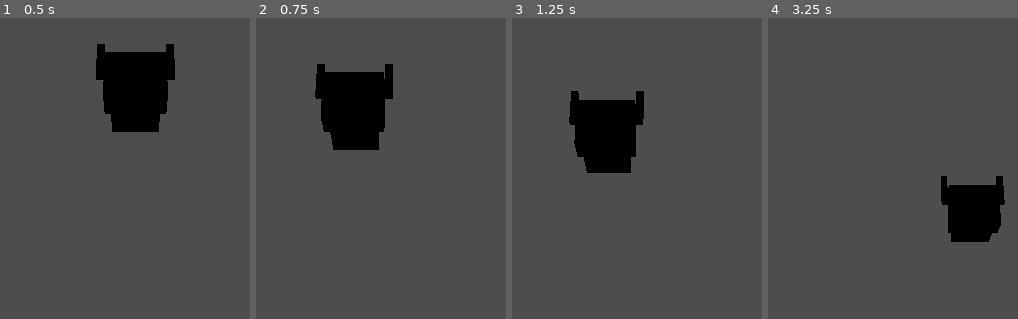
Above: before the commit, frames 1-4 (left to right).
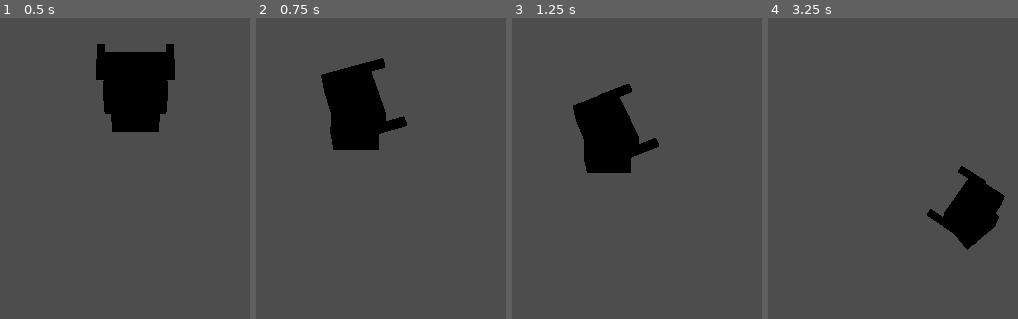
Above: after the commit, the same moments.

Repository: dat-j/AlienShooter
Game: Godot game, scene res://scenes/player/mech.tscn
Same seed, same stepped clock (60 frames per second), same inputs: the game is played once before the commit and once after it. This scene is started directly instead of the project's main scene.
Inputs (mouse positions are in pixels of both pictures, inside the frame that each line leads up to):
- Up to frame 1 (0.5 s): no input
- Up to frame 2 (0.75 s): tap Enter at 0.5 s; move the mouse to (outside the picture) at 0.52 s; hold D (move_right) from 0.53 s (still down); tap Space (boost) at 0.6 s; click (outside the picture) at 0.67 s
- Up to frame 3 (1.25 s): keep holding D (move_right)
- Up to frame 4 (3.25 s): release D (move_right) at 1.25 s; drag from (outside the picture) to (863, 183) at 1.27 s; move the mouse to (outside the picture) at 2.02 s; hold D (move_right) 2.03-2.75 s; right-click (outside the picture) at 2.1 s; click (outside the picture) at 2.17 s; drag from (863, 183) to (outside the picture) at 2.77 s

Frame 1 is identical in both runs. In frame 2, 2.2% of the frame differs, in the area x 23-61%, y 13-39%; in frame 3, 2.0%; in frame 4, 1.8%.

Commit message:
T-103: tách xoay thân trên và chân
Thân trên bám con trỏ tức thời, chân xoay theo hướng đi ở 480°/s lấy từ
ChassisData, lệch quá 110° thì chân bị kéo theo, đứng yên thì chân không
xoay. Test gộp cho T-103/T-104/T-105 ở tests/test_camera_and_aim.gd.

Co-Authored-By: Claude Opus 5 <noreply@anthropic.com>

Diff:
--- a/src/player/mech_controller.gd
+++ b/src/player/mech_controller.gd
@@ -12,6 +12,10 @@
 const DEFAULT_CHASSIS_PATH: String = "res://data/chassis/chs_ronin_m.tres"
 const ACCELERATION_TIME: float = 0.18
 const DECELERATION_TIME: float = 0.25
+## Góc lệch tối đa giữa thân trên và chân; vượt quá thì chân bị kéo theo
+## (docs/01-GDD.md §1 — nguồn chính của cảm giác "nặng").
+const MAX_TORSO_LEG_ANGLE: float = 110.0
+const MIN_MOVE_SPEED_FOR_TURN: float = 0.1
 
 @export var chassis_data: ChassisData
 
@@ -25,6 +29,7 @@
 @onready var hurtbox: Hurtbox = $Hurtbox
 @onready var pickup_radius: Area3D = $PickupRadius
 @onready var camera_rig: Node3D = $CameraRig
+@onready var aim_controller: AimController = $AimController
 
 
 func _ready() -> void:
@@ -37,6 +42,7 @@
 func _physics_process(delta: float) -> void:
     _move_input = Input.get_vector(&"move_left", &"move_right", &"move_forward", &"move_back")
     apply_movement(_move_input, delta)
+    update_orientation(delta)
 
 
 ## Đổi khung mech lúc chạy (Khoang mech ở M9 sẽ gọi hàm này).
@@ -75,6 +81,53 @@
     move_and_slide()
 
 
+## Thân trên bám con trỏ tức thời, chân xoay theo hướng đi với tốc độ của
+## chassis, và chân bị kéo theo khi lệch quá MAX_TORSO_LEG_ANGLE.
+func update_orientation(delta: float) -> void:
+    if chassis_data == null or delta <= 0.0:
+        return
+    var aim_point: Vector3 = global_position - global_transform.basis.z
+    if aim_controller != null:
+        aim_point = aim_controller.get_aim_point()
+    var to_aim: Vector3 = aim_point - global_position
+    to_aim.y = 0.0
+    var torso_yaw: float = torso_pivot.rotation.y
+    if to_aim.length_squared() > 0.0001:
+        torso_yaw = yaw_from_direction(to_aim)
+    torso_pivot.rotation.y = torso_yaw
+
+    var legs_yaw: float = legs_pivot.rotation.y
+    var move_direction := Vector3(velocity.x, 0.0, velocity.z)
+    if move_direction.length() > MIN_MOVE_SPEED_FOR_TURN:
+        legs_yaw = step_angle(
+            legs_yaw,
+            yaw_from_direction(move_direction),
+            deg_to_rad(chassis_data.leg_turn_speed_degrees) * delta
+        )
+    legs_pivot.rotation.y = clamp_legs_to_torso(legs_yaw, torso_yaw)
+
+
+## Hàm thuần tuý: hướng trên mặt phẳng XZ → góc yaw sao cho −Z của node quay
+## về hướng đó (quy ước "trước" của Godot).
+static func yaw_from_direction(direction: Vector3) -> float:
+    return atan2(-direction.x, -direction.z)
+
+
+## Hàm thuần tuý: xoay `from` về phía `to` nhiều nhất `max_step` radian.
+static func step_angle(from: float, to: float, max_step: float) -> float:
+    var difference: float = angle_difference(from, to)
+    return wrapf(from + clampf(difference, -max_step, max_step), -PI, PI)
+
+
+## Hàm thuần tuý: kéo chân theo khi lệch quá 110° so với thân trên.
+static func clamp_legs_to_torso(legs_yaw: float, torso_yaw: float) -> float:
+    var limit: float = deg_to_rad(MAX_TORSO_LEG_ANGLE)
+    var difference: float = angle_difference(legs_yaw, torso_yaw)
+    if absf(difference) <= limit:
+        return wrapf(legs_yaw, -PI, PI)
+    return wrapf(torso_yaw - signf(difference) * limit, -PI, PI)
+
+
 ## Hàm thuần tuý: input màn hình → vận tốc mong muốn trong không gian thế giới.
 static func compute_desired_velocity(input: Vector2, yaw: float, speed: float) -> Vector3:
     var clamped: Vector2 = input if input.length_squared() <= 1.0 else input.normalized()
--- /dev/null
+++ b/tests/test_camera_and_aim.gd
@@ -0,0 +1,137 @@
+extends GutTest
+
+## T-103 · T-104 · T-105 — tách xoay thân/chân, camera bám và lệch theo con
+## trỏ, chiếu con trỏ xuống mặt đất.
+
+const MECH_SCENE: PackedScene = preload("res://scenes/player/mech.tscn")
+
+
+func _make_mech() -> MechController:
+    return add_child_autofree(MECH_SCENE.instantiate()) as MechController
+
+
+# --- T-105: chiếu con trỏ -----------------------------------------------
+
+func test_ray_straight_down_hits_ground_plane_below_camera() -> void:
+    var point: Vector3 = AimController.intersect_ground(
+        Vector3(3.0, 20.0, -7.0), Vector3.DOWN, 1.5
+    )
+    assert_almost_eq(point.x, 3.0, 0.001)
+    assert_almost_eq(point.y, 1.5, 0.001, "phải cắt đúng mặt phẳng Y của mech")
+    assert_almost_eq(point.z, -7.0, 0.001)
+
+
+func test_slanted_ray_hits_ground_further_away() -> void:
+    var direction: Vector3 = Vector3(0.0, -1.0, -1.0).normalized()
+    var point: Vector3 = AimController.intersect_ground(Vector3(0.0, 10.0, 0.0), direction, 0.0)
+    assert_almost_eq(point.z, -10.0, 0.001, "tia chếch 45° từ độ cao 10m phải chạm đất cách 10m")
+
+
+func test_ray_parallel_to_ground_falls_back_to_origin_projection() -> void:
+    var point: Vector3 = AimController.intersect_ground(
+        Vector3(2.0, 5.0, 2.0), Vector3.FORWARD, 0.0
+    )
+    assert_almost_eq(point.y, 0.0, 0.001, "tia song song mặt đất phải trả về hình chiếu, không lỗi")
+
+
+func test_stick_below_deadzone_is_ignored() -> void:
+    var body := Vector3(1.0, 0.0, 1.0)
+    var point: Vector3 = AimController.stick_to_aim_point(body, Vector2(0.1, 0.1), 12.0)
+    assert_eq(point, body, "dưới bán kính chết 0.2 thì không đổi hướng ngắm")
+
+
+func test_stick_is_normalised_to_fixed_radius() -> void:
+    var point: Vector3 = AimController.stick_to_aim_point(Vector3.ZERO, Vector2(0.4, 0.0), 12.0)
+    assert_almost_eq(point.x, 12.0, 0.001, "cần đẩy nhẹ hay mạnh đều cho cùng bán kính ngắm")
+    assert_almost_eq(point.length(), 12.0, 0.001)
+
+
+func test_mouse_projection_through_real_camera_lands_under_cursor() -> void:
+    var mech := _make_mech()
+    var camera: Camera3D = mech.camera_rig.get_node("Camera3D") as Camera3D
+    var viewport: Viewport = mech.get_viewport()
+    var centre: Vector2 = Vector2(viewport.get_visible_rect().size) * 0.5
+    var point: Vector3 = AimController.project_screen_to_ground(camera, centre, 0.0)
+    assert_almost_eq(point.y, 0.0, 0.001, "điểm ngắm luôn nằm trên mặt phẳng của mech")
+    assert_lt(point.distance_to(mech.global_position), 6.0,
+        "con trỏ giữa màn hình phải rơi gần chỗ mech đứng")
+
+
+# --- T-104: camera ------------------------------------------------------
+
+func test_camera_offsets_toward_cursor_by_a_quarter() -> void:
+    var focus: Vector3 = CameraRig.compute_focus(Vector3.ZERO, Vector3(8.0, 0.0, 0.0))
+    assert_almost_eq(focus.x, 2.0, 0.001, "lệch 25% quãng đường tới con trỏ")
+
+
+func test_camera_offset_is_capped_at_four_metres() -> void:
+    var focus: Vector3 = CameraRig.compute_focus(Vector3.ZERO, Vector3(100.0, 0.0, 0.0))
+    assert_almost_eq(focus.x, 4.0, 0.001, "độ lệch tối đa 4m theo ART-BIBLE §3")
+
+
+func test_camera_pitch_distance_and_fov_match_art_bible() -> void:
+    var mech := _make_mech()
+    var rig := mech.camera_rig as CameraRig
+    var camera: Camera3D = rig.camera
+    assert_almost_eq(camera.fov, 38.0, 0.01, "FOV 38°")
+    assert_almost_eq(rad_to_deg(camera.rotation.x), -62.0, 0.01, "góc chếch 62°")
+    assert_almost_eq(camera.position.length(), 22.0, 0.01, "cách mech 22m")
+
+
+func test_camera_distance_is_clamped_to_supported_range() -> void:
+    var mech := _make_mech()
+    var rig := mech.camera_rig as CameraRig
+    rig.set_distance(40.0)
+    assert_almost_eq(rig.distance, 28.0, 0.001, "xa nhất 28m")
+    rig.set_distance(2.0)
+    assert_almost_eq(rig.distance, 18.0, 0.001, "gần nhất 18m")
+
+
+func test_camera_shake_adds_to_follow_position_instead_of_replacing_it() -> void:
+    var mech := _make_mech()
+    var rig := mech.camera_rig as CameraRig
+    rig.shake_offset = Vector3(0.5, 0.0, 0.0)
+    rig.update_follow(1.0 / 60.0)
+    assert_almost_eq(rig.global_position.x - rig.get_follow_position().x, 0.5, 0.001,
+        "rung phải cộng thêm chứ không thay thế vị trí bám")
+
+
+# --- T-103: tách xoay thân trên / chân ----------------------------------
+
+func test_torso_faces_cursor_immediately() -> void:
+    var mech := _make_mech()
+    mech.aim_controller._aim_point = mech.global_position + Vector3(10.0, 0.0, 0.0)
+    mech.update_orientation(1.0 / 60.0)
+    # Quay quanh Y âm 90° là hướng −Z của node chỉ về +X (quy ước "trước" của Godot).
+    assert_almost_eq(rad_to_deg(mech.torso_pivot.rotation.y), -90.0, 0.01,
+        "thân trên xoay tức thời về phía con trỏ")
+
+
+func test_legs_turn_at_chassis_speed_not_instantly() -> void:
+    var mech := _make_mech()
+    mech.velocity = Vector3(6.0, 0.0, 0.0)
+    mech.aim_controller._aim_point = mech.global_position + Vector3(10.0, 0.0, 0.0)
+    mech.update_orientation(0.1)
+    assert_almost_eq(rad_to_deg(mech.legs_pivot.rotation.y), -48.0, 0.01,
+        "480°/s trong 0.1s là 48°, không xoay tức thời")
+
+
+func test_legs_are_dragged_when_offset_exceeds_limit() -> void:
+    var legs: float = MechController.clamp_legs_to_torso(deg_to_rad(-180.0), 0.0)
+    assert_almost_eq(absf(rad_to_deg(legs)), 110.0, 0.01,
+        "lệch quá 110° thì chân bị kéo về đúng giới hạn")
+
+
+func test_legs_keep_their_angle_inside_the_limit() -> void:
+    var legs: float = MechController.clamp_legs_to_torso(deg_to_rad(60.0), 0.0)
+    assert_almost_eq(rad_to_deg(legs), 60.0, 0.01, "trong 110° thì chân giữ nguyên hướng đi")
+
+
+func test_legs_do_not_turn_while_standing_still() -> void:
+    var mech := _make_mech()
+    mech.velocity = Vector3.ZERO
+    mech.legs_pivot.rotation.y = deg_to_rad(30.0)
+    mech.aim_controller._aim_point = mech.global_position + Vector3(0.0, 0.0, -10.0)
+    mech.update_orientation(1.0 / 60.0)
+    assert_almost_eq(rad_to_deg(mech.legs_pivot.rotation.y), 30.0, 0.01,
+        "đứng yên thì chân không tự xoay (không rung)")
Not shown, added: tests/test_camera_and_aim.gd.uid
